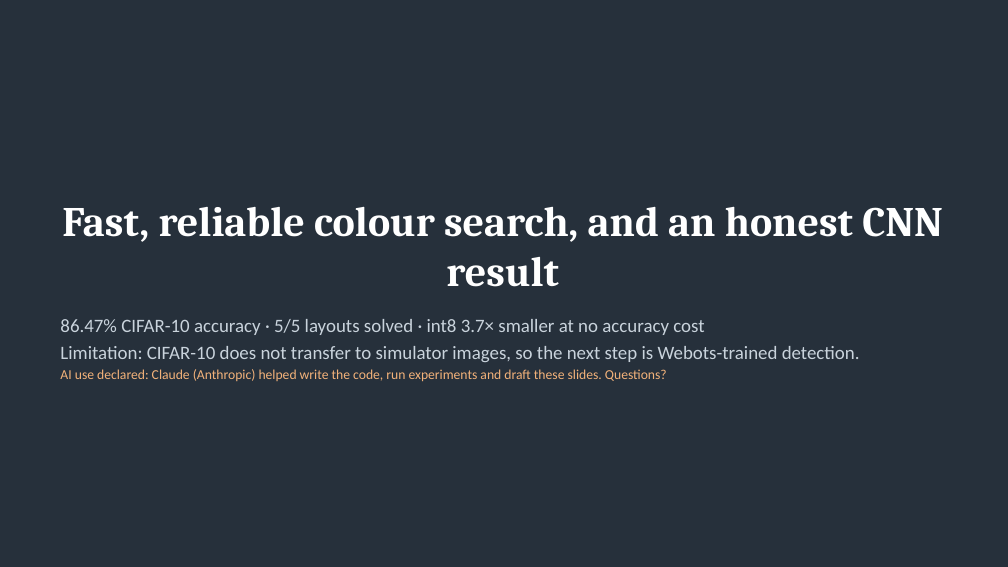
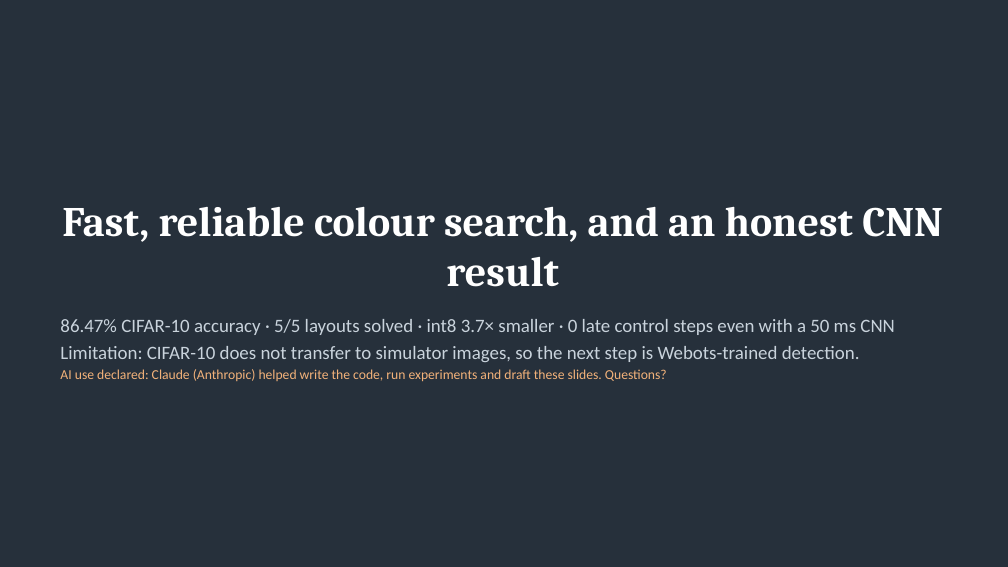
Before and after one commit to kris072008/webots-cnn-colour-detection, a slide deck: slide 15 of report/Krishna_Mahajan_106wucww_Part2_Presentation.pptx (slide 14 before the commit). Drawn at 1008x567 pixels with LibreOffice and Linux fonts; fonts in the diff are those of the drawing. Boxes give left, top, right and bottom in pixels: in the first picture for what was removed or moved away, otherwise in the second. Text is boxed around its words. In the diff, an @@ line names an element or a change of style, - is before the commit and + after.

```diff
--- a/report/Krishna_Mahajan_106wucww_Part2_Presentation.pptx
+++ b/report/Krishna_Mahajan_106wucww_Part2_Presentation.pptx
@@ text at [60,319,894,335]: text changed @@
-86.47% CIFAR-10 accuracy · 5/5 layouts solved · int8 3.7× smaller at no accuracy cost
+86.47% CIFAR-10 accuracy · 5/5 layouts solved · int8 3.7× smaller · 0 late control steps even with a 50 ms CNN
```
Also in this commit, not shown: 2 other slides changed, 1 slide added, 21 other files.
